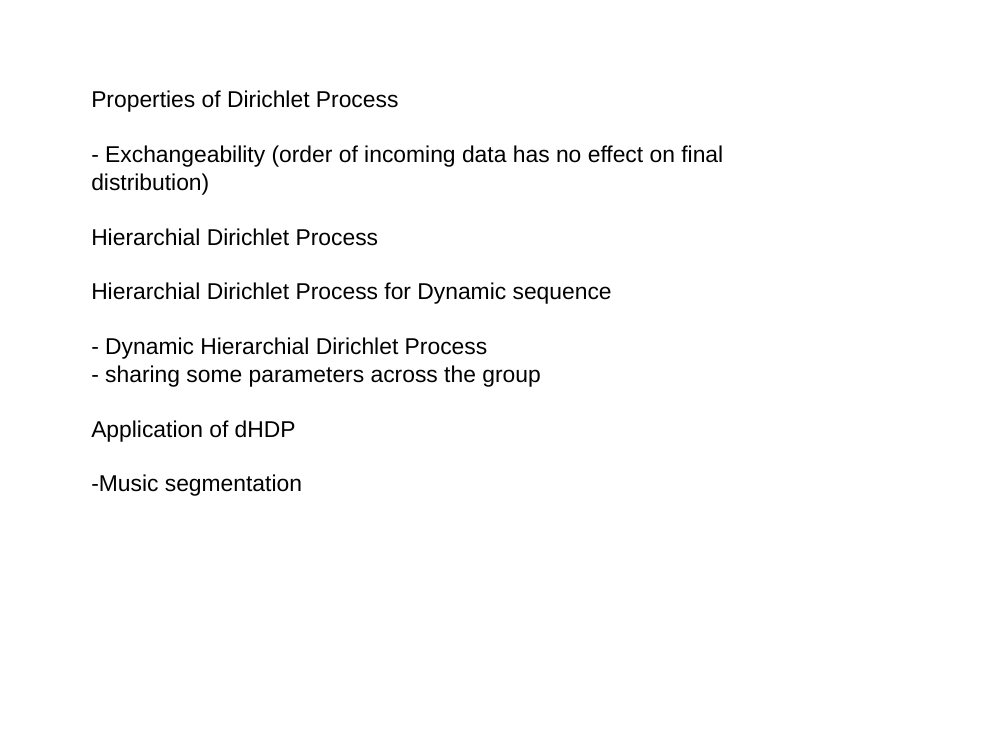
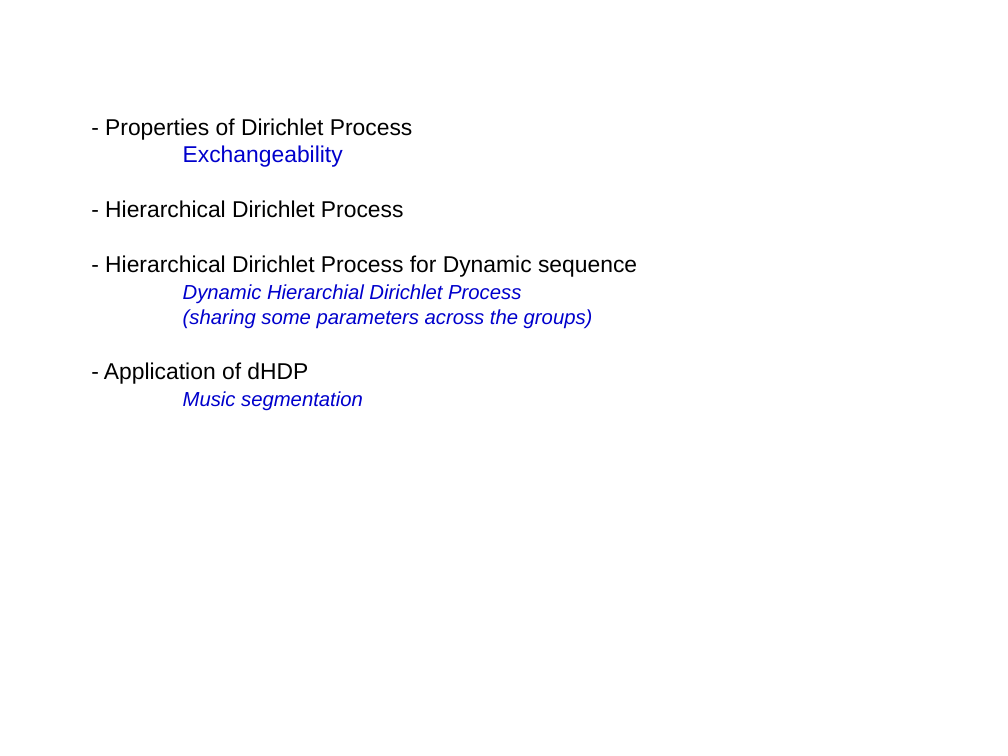
Before and after one commit to afcarl/Dirichlet_Processes, a slide deck: slide 34 of version_2.odp (slide 32 before the commit). Drawn at 1008x756 pixels with LibreOffice and Linux fonts; fonts in the diff are those of the drawing. Boxes give left, top, right and bottom in pixels: in the first picture for what was removed or moved away, otherwise in the second. Text is boxed around its words. In the diff, an @@ line names an element or a change of style, - is before the commit and + after.

```diff
--- a/version_2.odp
+++ b/version_2.odp
@@ text at box(104, 118, 637, 411): text changed @@
-Properties of Dirichlet Process
-- Exchangeability (order of incoming data has no effect on final distribution)
-Hierarchial Dirichlet Process
-Hierarchial Dirichlet Process for Dynamic sequence
-- Dynamic Hierarchial Dirichlet Process
-- sharing some parameters across the group
-Application of dHDP
--Music segmentation
+- Properties of Dirichlet Process
+Exchangeability
+- Hierarchical Dirichlet Process
+- Hierarchical Dirichlet Process for Dynamic sequence
+Dynamic Hierarchial Dirichlet Process
+(sharing some parameters across the groups)
+- Application of dHDP
+Music segmentation
```
Also in this commit, not shown: 9 other slides changed, 2 slides added.
